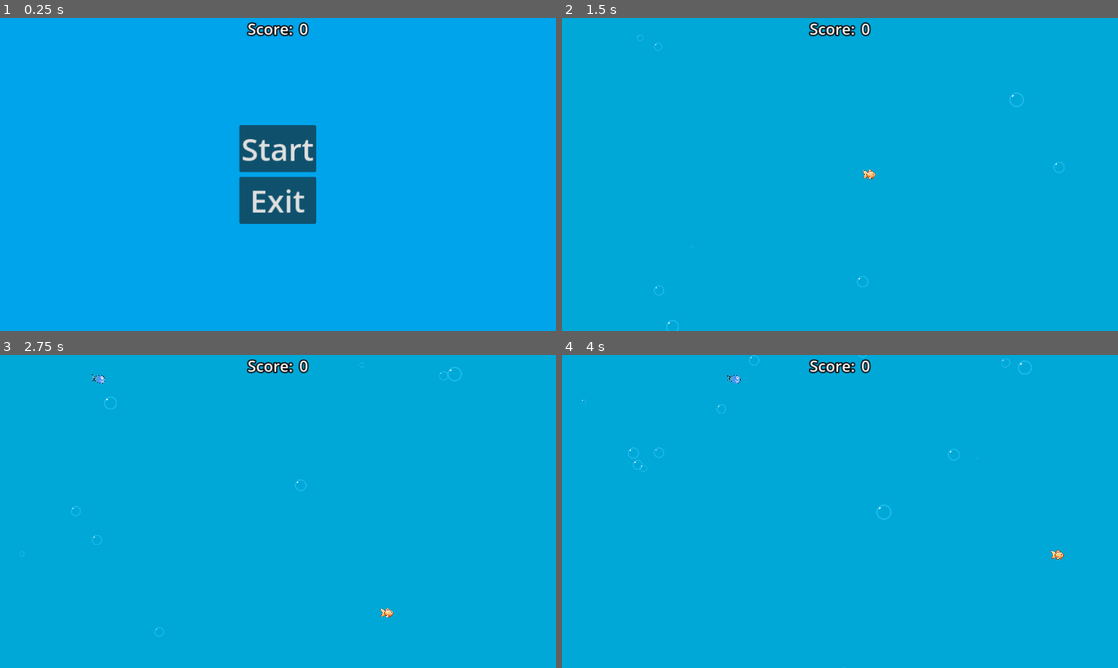
Above: before the commit, frames 1-4 (two rows, left to right).
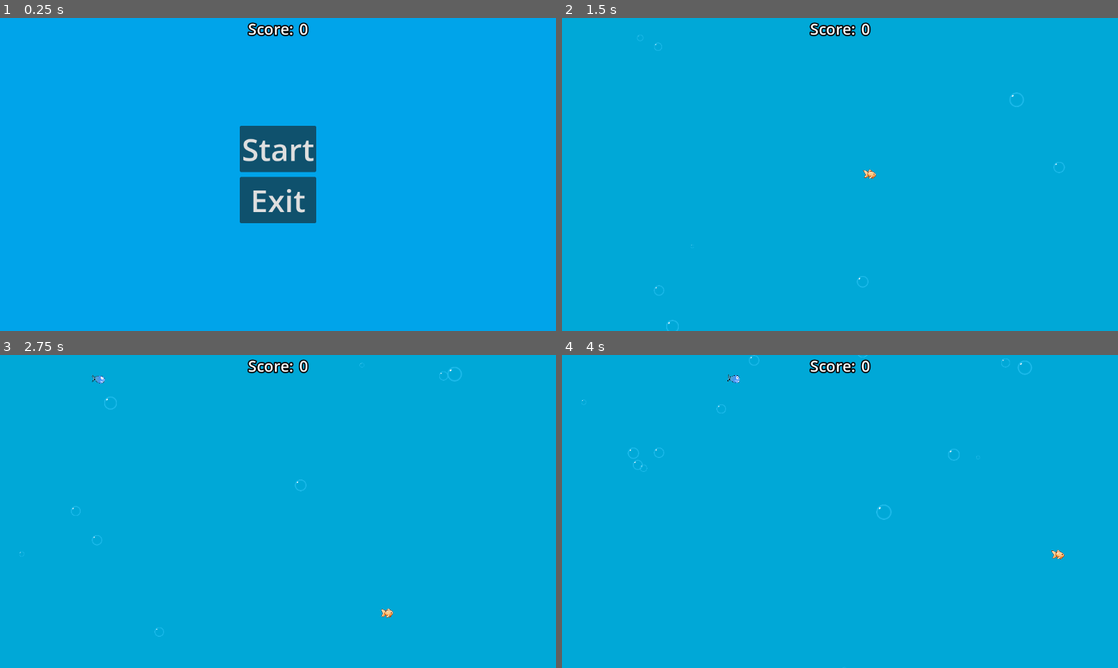
Above: after the commit, the same moments.

Repository: Game-Dev-and-Chill/Fish_Game
Game: Godot game, scene res://scenes/Main.tscn
The game is run twice, just before and just after one commit, with the same random seed, the same clock (stepped at 60 frames per second) and the same inputs.
Inputs:
- Up to frame 1 (0.25 s): no input
- Up to frame 2 (1.5 s): click "Start" at 0.5 s; hold D (right) from 1.28 s (still down)
- Up to frame 3 (2.75 s): release D (right) at 2.03 s; hold S (down) from 2.03 s (still down)
- Up to frame 4 (4 s): release S (down) at 2.78 s; hold D (right) 2.78-3.53 s; hold W (up) from 3.53 s (still down)

The runs differ from the first frame. In frame 1, 0.7% of the frame differs, in the area x 43-57%, y 1-66%; in frame 2, 0.3%; in frame 3, 0.3%; in frame 4, 0.3%.

Commit message:
+ eat sound + music and ambience + fixed player null crash + fixed player clamping failing on max x/max y + death effect + underwater shader

Diff:
--- /dev/null
+++ b/default_bus_layout.tres
@@ -0,0 +1,9 @@
+[gd_resource type="AudioBusLayout" format=3 uid="uid://i7y1uc48ys7d"]
+
+[resource]
+bus/1/name = &"Music"
+bus/1/solo = false
+bus/1/mute = false
+bus/1/bypass_fx = false
+bus/1/volume_db = 0.0
+bus/1/send = &"Master"
--- a/project.godot
+++ b/project.godot
@@ -17,8 +17,7 @@
 
 [display]
 
-window/size/always_on_top=true
-window/stretch/mode="canvas_items"
+window/stretch/mode="viewport"
 
 [dotnet]
 
--- /dev/null
+++ b/scenes/Enemy_Fish.gdshader
@@ -0,0 +1,11 @@
+shader_type canvas_item;
+
+uniform float rate = 2.5;
+uniform float factor = 0.025;
+
+void fragment(){
+	vec2 distortedUV = (UV - 0.025) * 1.05;
+	distortedUV.x -= sin(distortedUV.y * 7.0 + TIME*rate) * factor;
+	distortedUV.y -= sin(distortedUV.x * 3.0 + TIME*rate) * factor;
+	COLOR = texture(TEXTURE, distortedUV);
+}
--- a/scenes/Enemy_Fish.tscn
+++ b/scenes/Enemy_Fish.tscn
@@ -1,7 +1,13 @@
-[gd_scene load_steps=3 format=3 uid="uid://coxp3b6q3gib4"]
+[gd_scene load_steps=5 format=3 uid="uid://coxp3b6q3gib4"]
 
 [ext_resource type="Script" path="res://scripts/enemy.gd" id="1_kohmq"]
+[ext_resource type="Shader" path="res://scenes/Enemy_Fish.gdshader" id="2_7sk5d"]
 [ext_resource type="Texture2D" uid="uid://buwgctnbnd8o5" path="res://art/Enemy_Fish.png" id="2_tu8s4"]
+
+[sub_resource type="ShaderMaterial" id="ShaderMaterial_caiif"]
+shader = ExtResource("2_7sk5d")
+shader_parameter/rate = 2.5
+shader_parameter/factor = 0.025
 
 [node name="Enemy" type="Node2D"]
 
@@ -9,6 +15,7 @@
 script = ExtResource("1_kohmq")
 
 [node name="Sprite2D" type="Sprite2D" parent="Body"]
+material = SubResource("ShaderMaterial_caiif")
 scale = Vector2(0.03, 0.03)
 texture = ExtResource("2_tu8s4")
 
--- a/scenes/Main.tscn
+++ b/scenes/Main.tscn
@@ -1,10 +1,14 @@
-[gd_scene load_steps=9 format=3 uid="uid://dbptw3frq8p8k"]
+[gd_scene load_steps=13 format=3 uid="uid://dbptw3frq8p8k"]
 
 [ext_resource type="Script" path="res://scripts/Game.gd" id="1_xoika"]
 [ext_resource type="PackedScene" uid="uid://btyrci6457qxw" path="res://scenes/Player_Fish.tscn" id="2_5hfuo"]
 [ext_resource type="PackedScene" uid="uid://coxp3b6q3gib4" path="res://scenes/Enemy_Fish.tscn" id="3_yf0uh"]
 [ext_resource type="Script" path="res://scripts/bubble_spawner.gd" id="4_foyab"]
 [ext_resource type="PackedScene" uid="uid://cat6f0uofxtbw" path="res://scenes/bubble.tscn" id="5_x1iuh"]
+[ext_resource type="AudioStream" uid="uid://bovj2826eh5v5" path="res://audio/sm64jrb.mp3" id="6_pmemp"]
+[ext_resource type="Script" path="res://scripts/Music.gd" id="7_ho5cv"]
+[ext_resource type="Script" path="res://scripts/AudioAmbience.gd" id="8_1quso"]
+[ext_resource type="AudioStream" uid="uid://cjwbjeeepbdo8" path="res://audio/ambience.mp3" id="8_2aa1m"]
 
 [sub_resource type="StyleBoxFlat" id="StyleBoxFlat_84ssn"]
 bg_color = Color(0, 0.658824, 0.843137, 1)
@@ -92,5 +96,30 @@
 wait_time = 0.1
 autostart = true
 
+[node name="Audio" type="Node" parent="."]
+
+[node name="Music" type="AudioStreamPlayer" parent="Audio"]
+stream = ExtResource("6_pmemp")
+volume_db = -15.0
+bus = &"Music"
+script = ExtResource("7_ho5cv")
+
+[node name="SubAmbience" type="AudioStreamPlayer" parent="Audio"]
+stream = ExtResource("8_2aa1m")
+volume_db = -10.0
+bus = &"Music"
+script = ExtResource("7_ho5cv")
+play_on_launch = true
+
+[node name="Ambience" type="AudioStreamPlayer" parent="Audio" node_paths=PackedStringArray("timer")]
+script = ExtResource("8_1quso")
+timer = NodePath("Timer")
+max_time = 60.0
+min_time = 16.0
+
+[node name="Timer" type="Timer" parent="Audio/Ambience"]
+
+[connection signal="game_started" from="." to="Audio/Music" method="_on_main_game_game_started"]
+[connection signal="game_started" from="." to="Audio/SubAmbience" method="_on_main_game_game_started"]
 [connection signal="pressed" from="Main Menu/CenterContainer/VBoxContainer/Start" to="." method="_on_start_button_pressed"]
 [connection signal="pressed" from="Main Menu/CenterContainer/VBoxContainer/Exit" to="." method="_on_quit"]
--- a/scenes/Player_Fish.tscn
+++ b/scenes/Player_Fish.tscn
@@ -1,22 +1,14 @@
-[gd_scene load_steps=8 format=3 uid="uid://btyrci6457qxw"]
+[gd_scene load_steps=11 format=3 uid="uid://btyrci6457qxw"]
 
 [ext_resource type="Script" path="res://scripts/Body.gd" id="1_iq0t7"]
 [ext_resource type="Texture2D" uid="uid://djyjojug13kla" path="res://art/fish-removebg-preview.png" id="2_6uot4"]
+[ext_resource type="Shader" path="res://scenes/Enemy_Fish.gdshader" id="2_i5s8x"]
+[ext_resource type="AudioStream" uid="uid://b578nrqant532" path="res://audio/eat.ogg" id="3_74ek7"]
 
-[sub_resource type="Animation" id="Animation_acylu"]
-length = 0.001
-tracks/0/type = "value"
-tracks/0/imported = false
-tracks/0/enabled = true
-tracks/0/path = NodePath("Body/Sprite2D:self_modulate")
-tracks/0/interp = 1
-tracks/0/loop_wrap = true
-tracks/0/keys = {
-"times": PackedFloat32Array(0),
-"transitions": PackedFloat32Array(1),
-"update": 0,
-"values": [Color(1, 1, 1, 1)]
-}
+[sub_resource type="ShaderMaterial" id="ShaderMaterial_6c655"]
+shader = ExtResource("2_i5s8x")
+shader_parameter/rate = 2.5
+shader_parameter/factor = 0.025
 
 [sub_resource type="Animation" id="Animation_lenxk"]
 resource_name = "first_evolution"
@@ -63,6 +55,21 @@
 "values": [Color(1, 1, 0.137255, 1), Color(1, 0, 1, 1)]
 }
 
+[sub_resource type="Animation" id="Animation_acylu"]
+length = 0.001
+tracks/0/type = "value"
+tracks/0/imported = false
+tracks/0/enabled = true
+tracks/0/path = NodePath("Body/Sprite2D:self_modulate")
+tracks/0/interp = 1
+tracks/0/loop_wrap = true
+tracks/0/keys = {
+"times": PackedFloat32Array(0),
+"transitions": PackedFloat32Array(1),
+"update": 0,
+"values": [Color(1, 1, 1, 1)]
+}
+
 [sub_resource type="AnimationLibrary" id="AnimationLibrary_idomm"]
 _data = {
 "1.5": SubResource("Animation_lenxk"),
@@ -73,11 +80,14 @@
 
 [node name="Player" type="Node2D"]
 
-[node name="Body" type="CharacterBody2D" parent="." node_paths=PackedStringArray("sprite") groups=["player"]]
+[node name="Body" type="CharacterBody2D" parent="." node_paths=PackedStringArray("sprite", "audio_eat") groups=["player"]]
 script = ExtResource("1_iq0t7")
 sprite = NodePath("Sprite2D")
+audio_eat = NodePath("../Eat")
 
 [node name="Sprite2D" type="Sprite2D" parent="Body"]
+material = SubResource("ShaderMaterial_6c655")
+position = Vector2(1, 0)
 scale = Vector2(-0.06, 0.06)
 texture = ExtResource("2_6uot4")
 
@@ -93,3 +103,7 @@
 libraries = {
 "": SubResource("AnimationLibrary_idomm")
 }
+
+[node name="Eat" type="AudioStreamPlayer" parent="."]
+stream = ExtResource("3_74ek7")
+volume_db = -5.0
--- /dev/null
+++ b/scenes/blood_effect.tscn
@@ -0,0 +1,42 @@
+[gd_scene load_steps=7 format=3 uid="uid://dtiqmghpnfffs"]
+
+[ext_resource type="Script" path="res://scripts/death_effect.gd" id="1_wpl8b"]
+
+[sub_resource type="Curve" id="Curve_3wc2h"]
+max_value = 3.0
+_data = [Vector2(0, 0.494505), 0.0, 4.3956, 0, 0, Vector2(1, 3), 0.0, 0.0, 0, 0]
+point_count = 2
+
+[sub_resource type="CurveTexture" id="CurveTexture_hmduy"]
+curve = SubResource("Curve_3wc2h")
+
+[sub_resource type="ParticleProcessMaterial" id="ParticleProcessMaterial_s553o"]
+particle_flag_disable_z = true
+radial_velocity_min = 5.0
+radial_velocity_max = 15.0
+gravity = Vector3(0, -30, 0)
+scale_curve = SubResource("CurveTexture_hmduy")
+
+[sub_resource type="Gradient" id="Gradient_046r0"]
+offsets = PackedFloat32Array(0, 0.529412)
+colors = PackedColorArray(0.767025, 1.49205e-06, 3.85046e-07, 1, 0.560784, 0.121569, 0.270588, 0)
+
+[sub_resource type="GradientTexture2D" id="GradientTexture2D_wxlyg"]
+gradient = SubResource("Gradient_046r0")
+width = 16
+height = 16
+fill = 1
+fill_from = Vector2(0.5, 0.5)
+
+[node name="BloodEffect" type="GPUParticles2D"]
+emitting = false
+amount = 16
+sub_emitter = NodePath(".")
+process_material = SubResource("ParticleProcessMaterial_s553o")
+texture = SubResource("GradientTexture2D_wxlyg")
+lifetime = 10.0
+one_shot = true
+explosiveness = 1.0
+script = ExtResource("1_wpl8b")
+
+[connection signal="finished" from="." to="." method="_on_finished"]
--- /dev/null
+++ b/scripts/AudioAmbience.gd
@@ -0,0 +1,24 @@
+extends AudioStreamPlayer
+
+@export var timer : Timer
+@export var max_time : float
+@export var min_time : float
+@onready var audio_ambient = [preload("res://audio/woosh1.mp3"), preload("res://audio/woosh2.mp3"), preload("res://audio/woosh3.mp3")]
+var _randomized_interval : float
+
+
+func _ready() -> void:
+	randomize()
+	_randomized_interval = randf_range(min_time, max_time)
+	assert(max_time > min_time)
+	assert(max_time > 0)
+	assert(min_time > 0)
+	timer.wait_time = _randomized_interval
+	timer.timeout.connect(_on_timer_timeout)
+	timer.start()
+
+func _on_timer_timeout() -> void:
+	stream = audio_ambient.pick_random()
+	_randomized_interval = randf_range(min_time, max_time)
+	timer.wait_time = _randomized_interval
+	play()
--- a/scripts/Body.gd
+++ b/scripts/Body.gd
@@ -12,6 +12,7 @@
 @onready var enemy_parent: Node2D = main_game.get_node("Enemies")
 @onready var score_label: Label = main_game.get_node("Score/Value")
 @onready var main_menu: PanelContainer = main_game.get_node("Main Menu")
+@export var audio_eat : AudioStreamPlayer
 
 var alive = true
 var size = scale.x
@@ -21,7 +22,7 @@
 	var area = get_node("Area") as Area2D
 	area.connect("body_entered", _on_Body_area_entered)
 
-func _physics_process(delta):
+func _physics_process(_delta):
 	var direction = Input.get_vector("left", "right", "up", "down")
 
 	if direction.x > 0:
@@ -42,11 +43,15 @@
 
 	move_and_slide()
 
-	global_position.x = clampf(global_position.x, 10, 1905)
-	global_position.y = clampf(global_position.y, 10, 1000)
+	global_position.x = clampf(global_position.x, 10, get_viewport_rect().size.x - 10)
+	global_position.y = clampf(global_position.y, 10, get_viewport_rect().size.y - 10)
 
 func _on_Body_area_entered(body):
+	#eat
 	if body.scale.x < size:
+		randomize()
+		audio_eat.pitch_scale = randf_range(0.85, 1.25)
+		audio_eat.play()
 		size *= (1 + body.scale.x / 100)
 
 		var new_speed = 540 / (size + 0.8)
@@ -56,10 +61,11 @@
 		scale = Vector2(size, size)
 
 		evolve_fish()
+		body.spawn_death_effect()
 		body.get_parent().queue_free()
 		get_tree().current_scene.fish_count -= 1
 		print(get_tree().current_scene.fish_count)
-	else:
+	else: #die
 		main_menu.show()
 		player.queue_free()
 
--- a/scripts/Game.gd
+++ b/scripts/Game.gd
@@ -5,6 +5,8 @@
 @export var enemies_parent: Node2D
 @export var score_label: Label
 @export var main_menu: PanelContainer
+
+signal game_started
 
 var player
 var body
@@ -18,8 +20,8 @@
 func _ready() -> void:
 	score_label.text = str(0)
 
-func _physics_process(delta):
-	if player:
+func _physics_process(_delta):
+	if is_instance_valid(player):
 		body = player.get_node("Body")
 
 		while body.alive and not spawning:
@@ -28,6 +30,7 @@
 			spawning = true
 
 func game_start():
+	emit_signal("game_started")
 	player = player_fish.instantiate()
 	player.global_position = Vector2(ProjectSettings.get("display/window/size/viewport_width"), ProjectSettings.get("display/window/size/viewport_height")) / 2
 	add_child(player)
--- /dev/null
+++ b/scripts/Music.gd
@@ -0,0 +1,12 @@
+extends AudioStreamPlayer
+
+@export var play_on_launch : bool
+
+
+func _ready():
+	if play_on_launch:
+		play()
+
+func _on_main_game_game_started():
+	if !playing:
+		play()
--- /dev/null
+++ b/scripts/death_effect.gd
@@ -0,0 +1,5 @@
+extends GPUParticles2D
+
+
+func _on_finished():
+	queue_free()
--- a/scripts/enemy.gd
+++ b/scripts/enemy.gd
@@ -5,13 +5,20 @@
 @export var direction = 1
 @export var gravity = 980
 
+@onready var death_effect = preload("res://scenes/blood_effect.tscn")
 @onready var player = get_tree().get_first_node_in_group("player")
 @onready var parent = get_parent()
 
-func _physics_process(delta):
+func _physics_process(_delta):
 	if parent:
 		parent.position.x += -sign(direction - 1.5) * clamp(1 * Speed / 150, 1, 100000)
 
 		if parent.position.x > 940 or parent.position.x < -940:
 			get_tree().current_scene.fish_count -= 1
 			parent.queue_free()
+
+func spawn_death_effect():
+	var _death_effect = death_effect.instantiate()
+	get_parent().get_parent().add_child(_death_effect)
+	_death_effect.emitting = true
+	_death_effect.global_position = get_parent().global_position
Binary file changed: art/Enemy_Fish.png
Not shown, added: audio/ambience.mp3.import
Not shown, added: audio/eat.ogg.import
Not shown, added: audio/sm64jrb.mp3.import
Not shown, added: audio/woosh1.mp3.import
Not shown, added: audio/woosh2.mp3.import
Not shown, added: audio/woosh3.mp3.import
Not shown, changed: art/Enemy_Fish.png~
Not shown, added: audio/ambience.mp3
Not shown, added: audio/eat.ogg
Not shown, added: audio/sm64jrb.mp3
Not shown, added: audio/woosh1.mp3
(and 2 more such lines)
